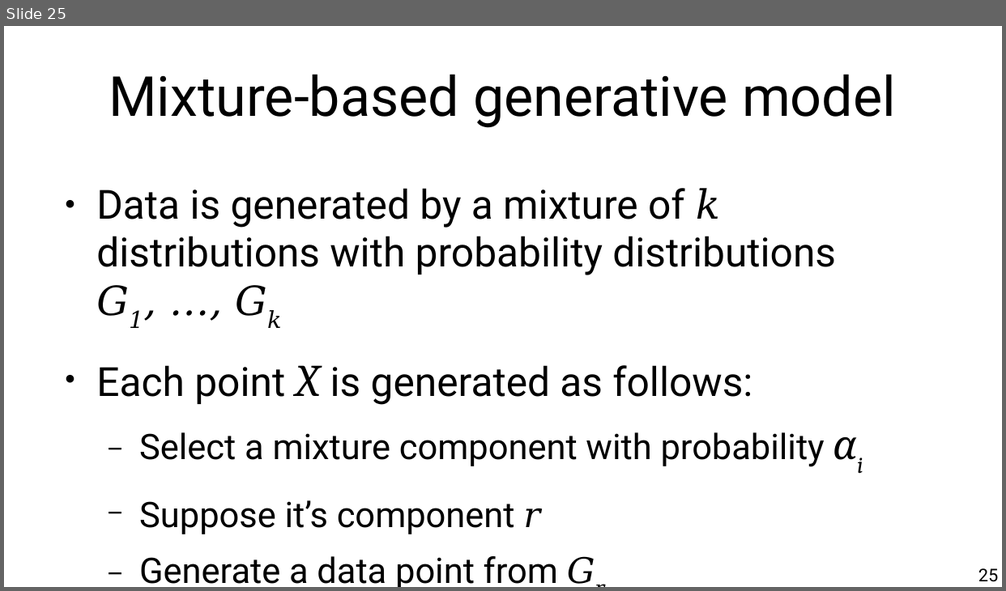
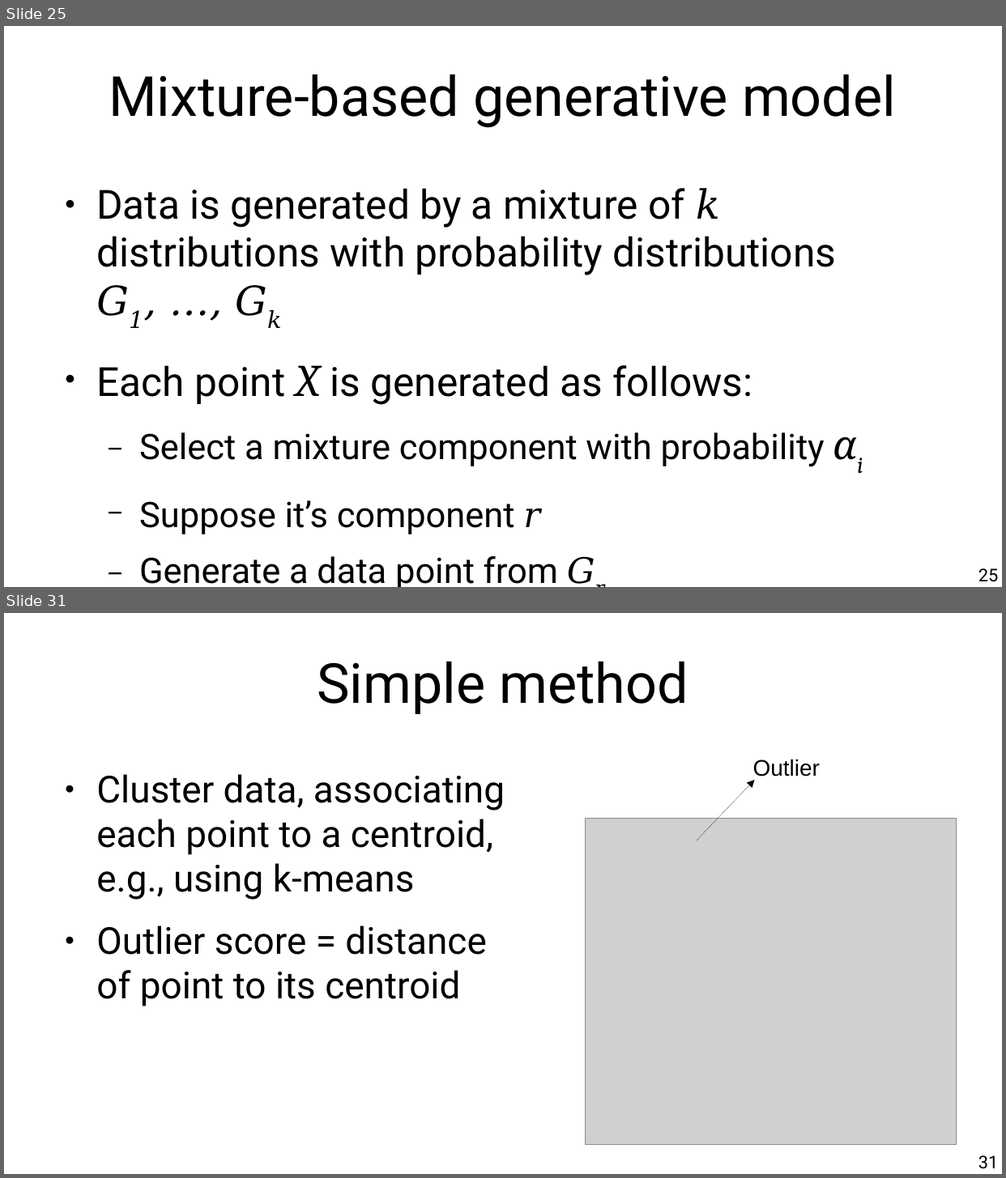
Before and after one commit to chatox/data-mining-course, a slide deck: theory/tt09_outlier_detection.odp. Shown one above the other, each under a label of ours: slide 25 before the commit, slides 25 and 31 after it; the slides between them are not shown. The pictures are 1006x591 and 1006x1178 pixels, drawn with LibreOffice and Linux fonts; fonts in the diff are those of the drawing; grey boxes stand for pictures. Boxes give left, top, right and bottom in pixels: in the first picture for what was removed or moved away, otherwise in the second. Text is boxed around its words. In the diff, an @@ line names an element or a change of style, - is before the commit and + after.

```diff
--- a/theory/tt09_outlier_detection.odp
+++ b/theory/tt09_outlier_detection.odp
@@ slide 31 added at (4, 613, 1002, 1174), background #FFFFFF @@
@@ title added at (317, 661, 688, 714), 44 pt, text #000000 @@
+Simple method
@@ text added at (96, 774, 505, 1007), 29.6 pt, text #000000 @@
+● Cluster data, associating each point to a centroid, e.g., using k-means
+● Outlier score = distance of point to its centroid
@@ arrow added from (697, 841) to (755, 780), #000000 0 pt @@
@@ text added at (753, 759, 820, 777), 18 pt, text #000000 @@
+Outlier
@@ picture added at (586, 819, 957, 1145) @@
@@ page number added at (978, 1156, 998, 1169), 14 pt, text #000000 @@
+31
```
Also in this commit, not shown: 5 slides changed, 23 other slides added, 3 slides removed.
